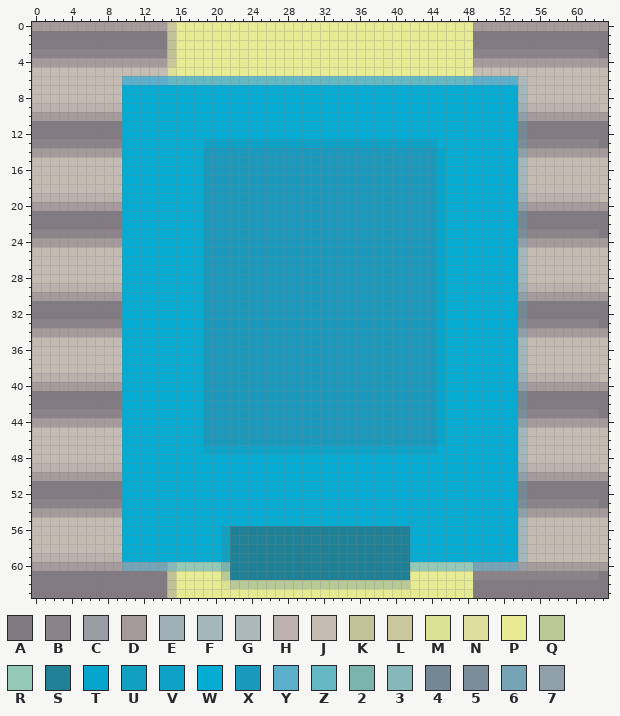
A pixel-art sprite gets an edit: png_files/p2tank.png. This is how it looked before the edit.
The file is 64x64 pixels. Colours within 5 levels of each other are drawn and written as one.
Palette (. is transparent): A #827a81  B #8b8388  C #9a9da3  D #a59a9c  E #9eb0b5  F #a4b7bb  G #acb8b9  H #bbb2ad  J #c4bbb3  K #c3c197  L #cac79d  M #dce295  N #dedf9d  P #e7eb93  Q #b9c997  R #94c8b7  S #208196  T #06a6cc  U #12a0c1  V #0ea2c7  W #04abd2  X #1b99bd  Y #5bafca  Z #65b9c5  2 #7bb3ad  3 #87b8b9  4 #748794  5 #7b8d9a  6 #75a4b7  7 #8fa0aa
After:
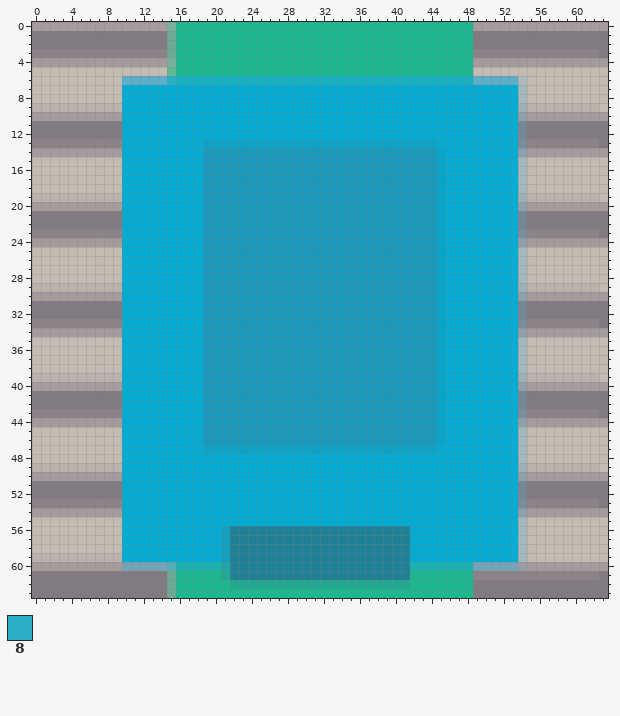
Colours new in this view: 8 #29b0c5
The commit says: updated start screen
What changed:
Colour 2 changes from #7bb3ad to #22a5a9.
Colour 3 changes from #87b8b9 to #55adb5.
Colour K changes from #c3c197 to #6da993.
Colour L changes from #cac79d to #76b19a.
Colour N changes from #dedf9d to #61b898.
Colour P changes from #e7eb93 to #1bb88f.
Colour Q changes from #b9c997 to #22a991.
Colour R changes from #94c8b7 to #19b2b1.
Colour Z changes from #65b9c5 to #17afc2.
The author changed colour Z to colour 8 in row 6 at x 15.
The author changed colour M to colour P in row 62 at x 21.
Where, in picture pixels (left, top, right, bottom), the same in both pictures:
changed: (167, 22, 473, 85)
changed: (167, 562, 473, 598)
